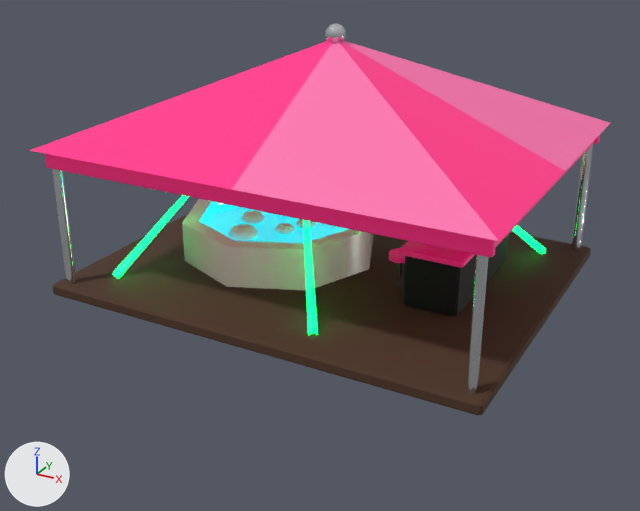
The glTF model public/models/props/prop_jp_whirlpool_tent.glb: old version first, new version second.
Before and after are seen from a 50 mm camera at (8.45, -16.0, 8.41) aimed at (0.0, -0.65, 0.73). Arrows for +X, +Y and +Z are at lower left; the lights stay in place. The older version comes first. Where no turn or scale is listed for an object, it has been applied to the vertices. Vertices at exactly the same position are counted once.
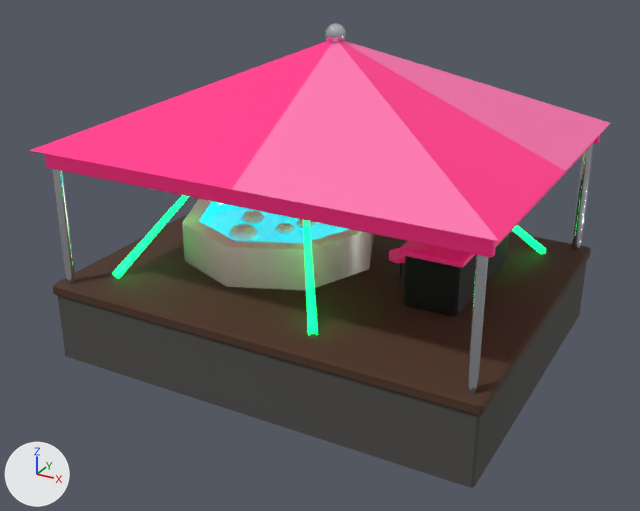
Where the newer file only moved an object's origin or applied its transform, the numbers keep the older frame.

Changed parts and their boxes [x1, y1, x2, y2] in the pictures (640 x 511 px):
'Mesh_0', reshaped (19% taller): before [29, 23, 610, 415]; after [30, 23, 610, 488]
part 1 of me_mesh_0, added: after [57, 261, 587, 488]
part 2 of me_mesh_0, edited (looks the same): [52, 144, 593, 415] in both

The change, as a diff of the scene's bpy script:
```diff
--- a/public/models/props/prop_jp_whirlpool_tent.glb.py
+++ b/public/models/props/prop_jp_whirlpool_tent.glb.py
@@ mat_stone_dark @@
+mat_stone_dark = principled_material('stone_dark')
+mat_stone_dark.base_color = (0.0704, 0.0685, 0.0648)  # dark grey #4b4a48
+mat_stone_dark.roughness = 0.9
@@ me_mesh_0 @@
 # used by ob_mesh_0; location = (-4.85, 3.85, 0.0)
-me_mesh_0.from_pydata(...)  # 711 vertices, 1252 faces; spans x 0.0..9.7, y -7.7..0.0, z 0.0..5.54
+me_mesh_0.from_pydata(...)  # 727 vertices, 1280 faces; spans x 0.0..9.7, y -7.7..0.0, z -1.5..5.54
+# me_mesh_0 part 1: a new loose piece of 16 vertices spanning x 0.1..9.6, y -7.6..-0.1, z -1.5..0.03, in mat_stone_dark (dark grey #4b4a48)
+# me_mesh_0 part 2: 178 kept faces spanning x 0.05..9.65, y -7.65..-0.05, z 0.0..3.15 get new vertex colours; the middle colour goes from white #ffffff to white #f4f4f4
 me_mesh_0.materials.append(mat_timber_dark)
@@ me_mesh_0 @@
 me_mesh_0.materials.append(mat_laser_green)
+me_mesh_0.materials.append(mat_stone_dark)  # dark grey #4b4a48
```
